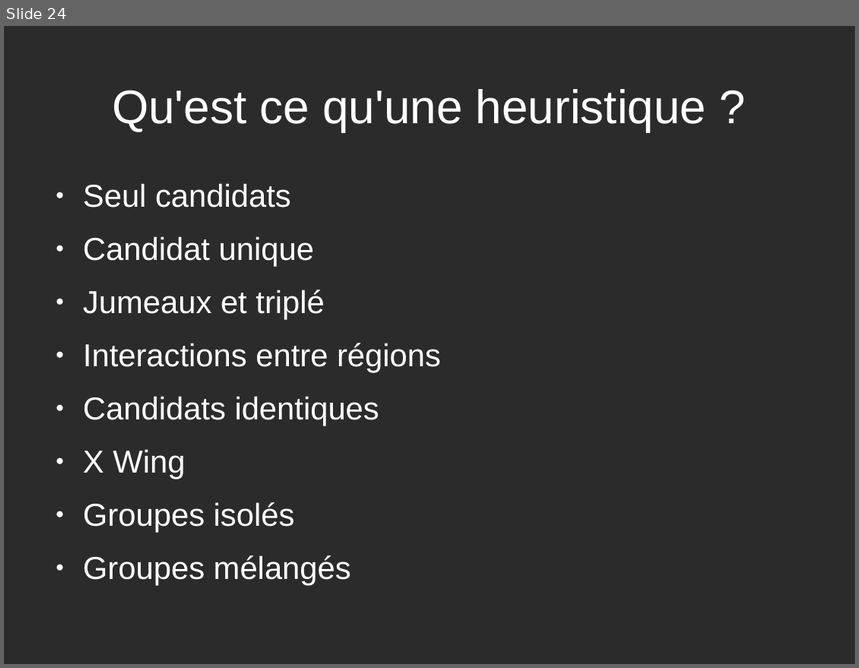
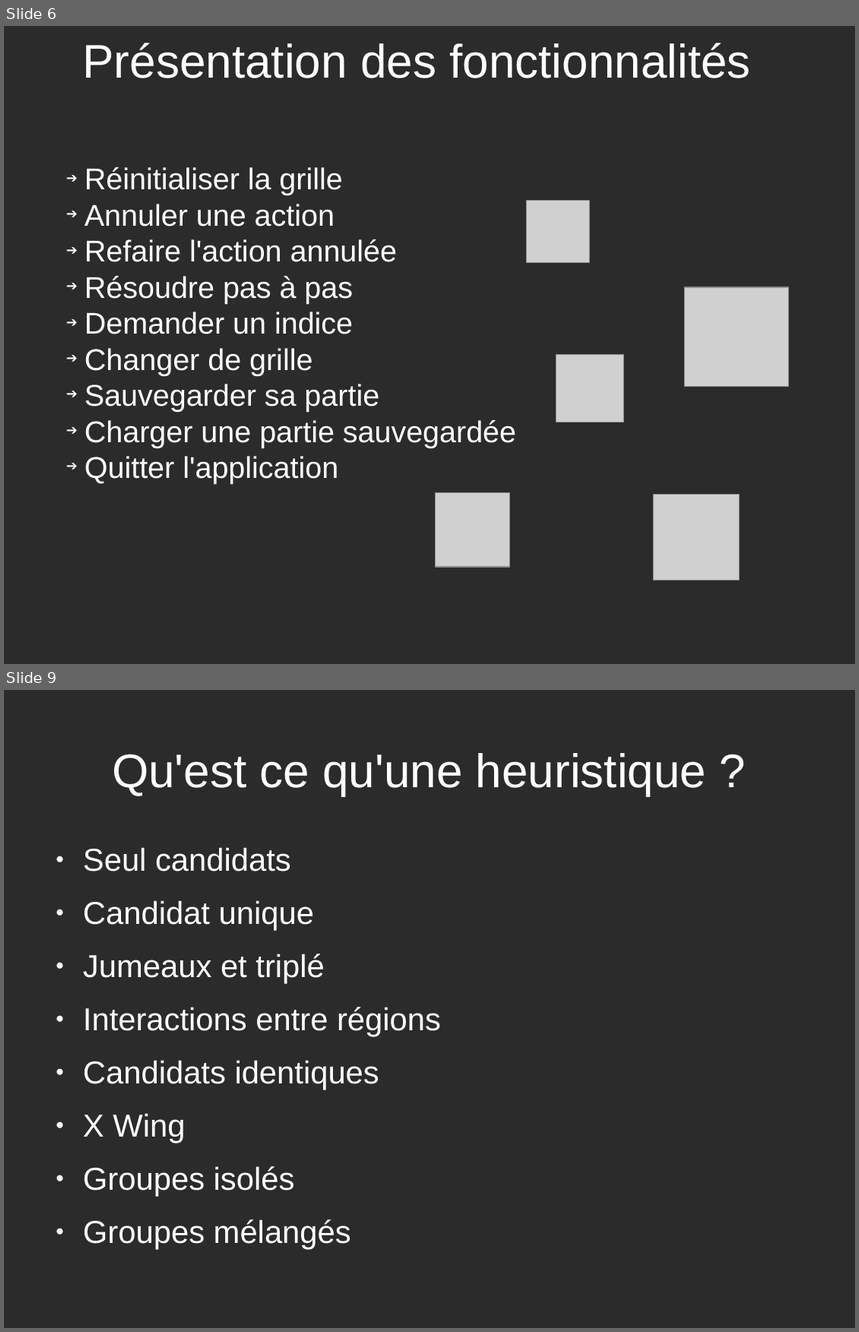
Before and after one commit to yuki1996/Sudoku, a slide deck: rapport/presentation.odp. Shown one above the other, each under a label of ours: slide 24 before the commit, slides 6 and 9 after it; the slides between them are not shown. The pictures are 859x668 and 859x1332 pixels, drawn with LibreOffice and Linux fonts; fonts in the diff are those of the drawing; grey boxes stand for pictures; background and template pictures are left out; a plain dark background stands for a picture behind light text. Boxes give left, top, right and bottom in pixels: in the first picture for what was removed or moved away, otherwise in the second. Text is boxed around its words. In the diff, an @@ line names an element or a change of style, - is before the commit and + after.

```diff
--- a/rapport/presentation.odp
+++ b/rapport/presentation.odp
@@ slide 6 added at [4,26,855,664], background picture (left out) @@
@@ title added at [83,43,751,78], 44 pt, text #FFFFFF @@
+Présentation des fonctionnalités
@@ text added at [85,167,516,448], 28 pt, text #FFFFFF @@
+➔ Réinitialiser la grille
+➔ Annuler une action
+➔ Refaire l'action annulée
+➔ Résoudre pas à pas
+➔ Demander un indice
+➔ Changer de grille
+➔ Sauvegarder sa partie
+➔ Charger une partie sauvegardée
+➔ Quitter l'application
@@ picture added at [527,201,589,263] @@
@@ picture added at [685,288,790,387] @@
@@ picture added at [557,354,624,422] @@
@@ picture added at [436,493,510,567] @@
@@ picture added at [654,494,740,581] @@
@@ what was slide 24 is now slide 9 @@
```
Also in this commit, not shown: 3 slides changed, 5 other slides added, 20 slides removed.
